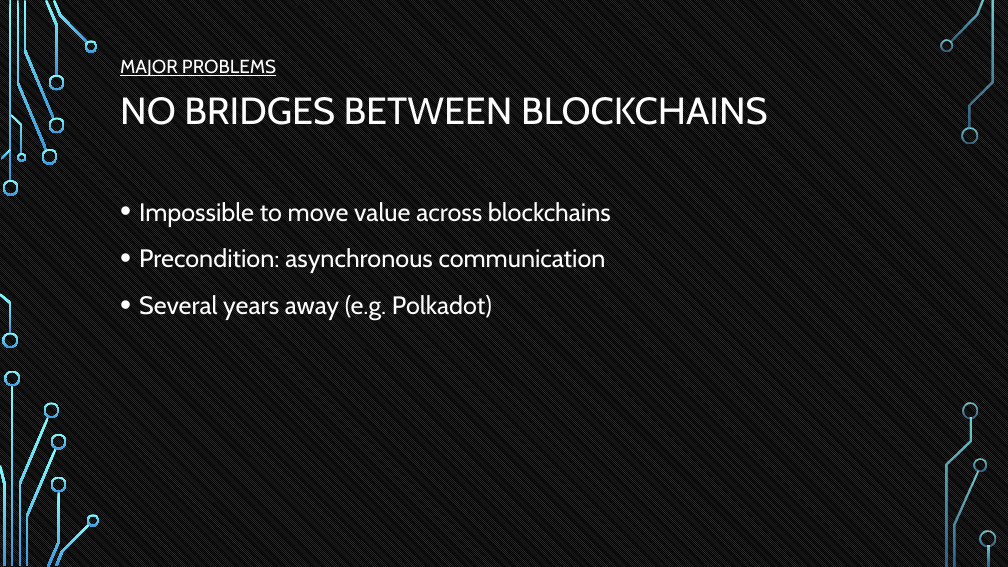
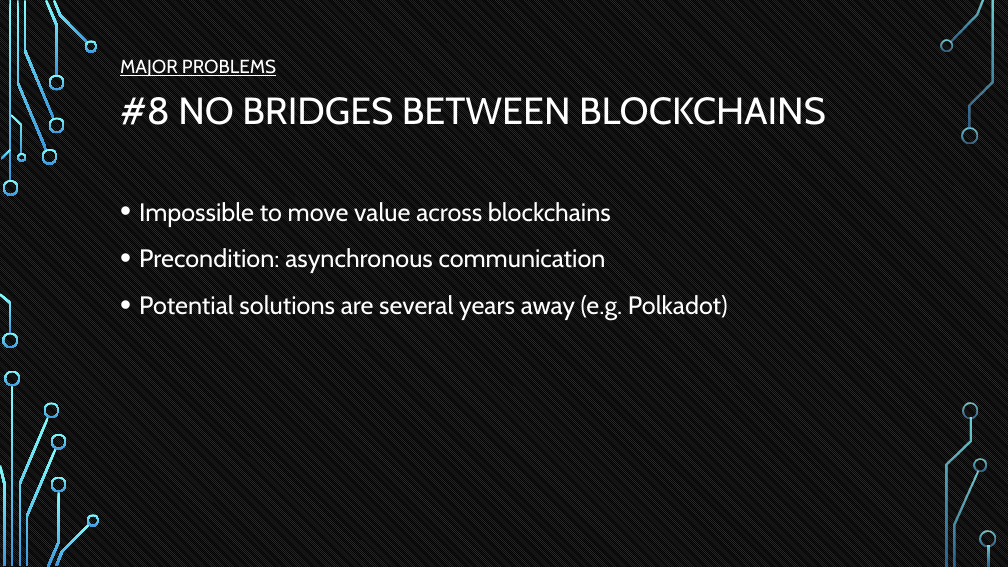
Before and after one commit to tokenika/tokenika.github.io, a slide deck: slide 21 of WarsawBlock.pptx (slide 22 before the commit). Drawn at 1008x567 pixels with LibreOffice and Linux fonts; fonts in the diff are those of the drawing; background and template pictures are left out. Boxes give left, top, right and bottom in pixels: in the first picture for what was removed or moved away, otherwise in the second. Text is boxed around its words. In the diff, an @@ line names an element or a change of style, - is before the commit and + after.

```diff
--- a/WarsawBlock.pptx
+++ b/WarsawBlock.pptx
@@ title at [120,97,826,125]: text changed @@
-NO BRIDGES BETWEEN BLOCKCHAINS
+#8 NO BRIDGES BETWEEN BLOCKCHAINS
@@ text at [139,295,728,320]: text changed @@
-• Several years away (e.g. Polkadot)
+• Potential solutions are several years away (e.g. Polkadot)
```
Also in this commit, not shown: 20 other slides changed, 1 slide added, 2 other files.
